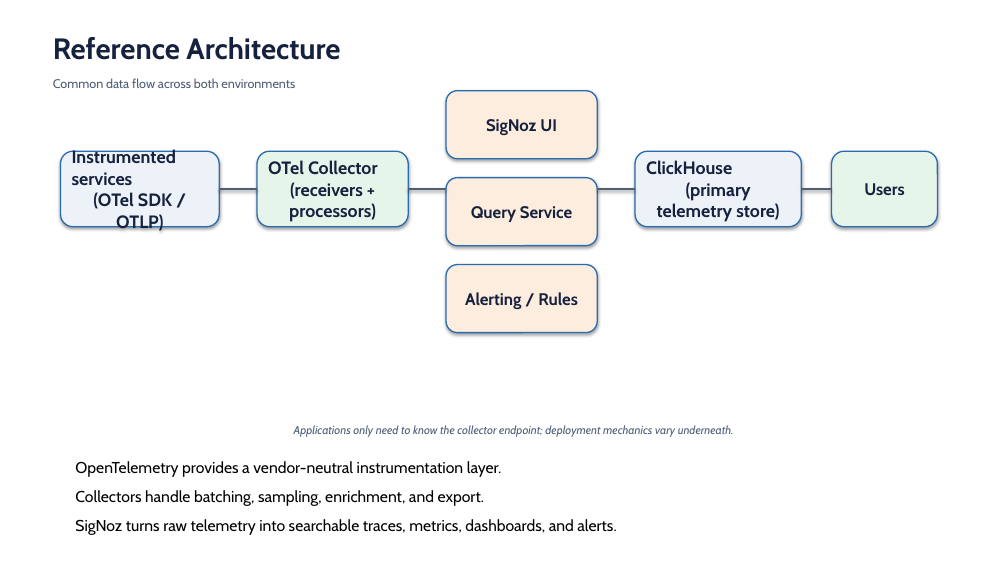
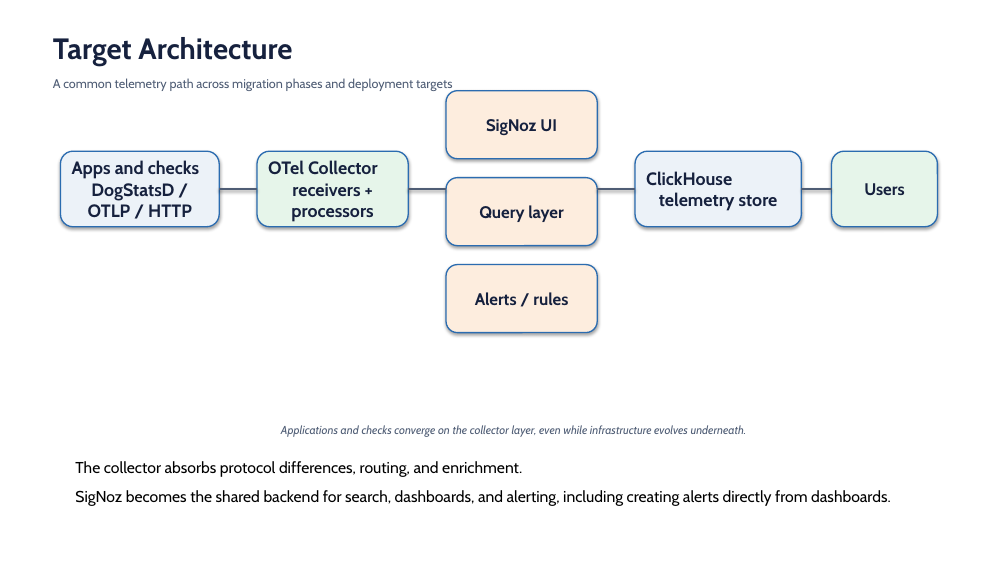
Before and after one commit to vekjja/akasa-presentation, a slide deck: slide 4 of opentelemetry-signoz-observability-stack.pptx. Drawn at 1008x567 pixels with LibreOffice and Linux fonts; fonts in the diff are those of the drawing. Boxes give left, top, right and bottom in pixels: in the first picture for what was removed or moved away, otherwise in the second. Text is boxed around its words. In the diff, an @@ line names an element or a change of style, - is before the commit and + after.

```diff
--- a/opentelemetry-signoz-observability-stack.pptx
+++ b/opentelemetry-signoz-observability-stack.pptx
@@ text at (x1=53, y1=37, x2=292, y2=66): text changed @@
-Reference Architecture
+Target Architecture
@@ text at (x1=53, y1=78, x2=452, y2=91): text changed @@
-Common data flow across both environments
+A common telemetry path across migration phases and deployment targets
@@ text in rounded rectangle at (x1=72, y1=160, x2=199, y2=218): text changed @@
-Instrumented services
-(OTel SDK / OTLP)
+Apps and checks
+DogStatsD / OTLP / HTTP
@@ text in rounded rectangle at (x1=268, y1=160, x2=378, y2=222): text changed @@
-OTel Collector
-(receivers + processors)
+OTel Collector
+receivers + processors
@@ text in rounded rectangle at (x1=646, y1=171, x2=778, y2=211): text changed @@
-ClickHouse
-(primary telemetry store)
+ClickHouse
+telemetry store
@@ text in rounded rectangle at (x1=479, y1=205, x2=564, y2=222): text changed @@
-Query Service
+Query layer
@@ text in rounded rectangle at (x1=475, y1=292, x2=568, y2=305): text changed @@
-Alerting / Rules
+Alerts / rules
@@ text at (x1=281, y1=425, x2=747, y2=437): text changed @@
-Applications only need to know the collector endpoint; deployment mechanics vary underneath.
+Applications and checks converge on the collector layer, even while infrastructure evolves underneath.
@@ text at (x1=75, y1=461, x2=891, y2=506): text changed @@
-OpenTelemetry provides a vendor-neutral instrumentation layer.
-Collectors handle batching, sampling, enrichment, and export.
-SigNoz turns raw telemetry into searchable traces, metrics, dashboards, and alerts.
+The collector absorbs protocol differences, routing, and enrichment.
+SigNoz becomes the shared backend for search, dashboards, and alerting, including creating alerts directly from dashboards.
```
Also in this commit, not shown: 7 other slides changed, 1 slide added, 1 slide removed, 11 other files.
